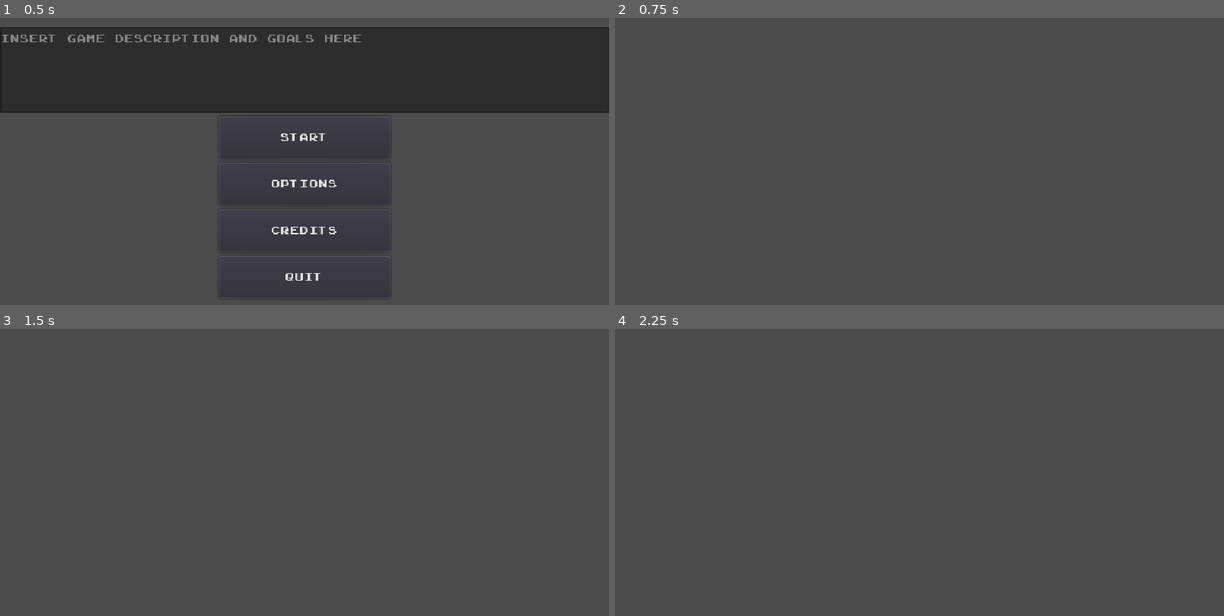
Above: before the commit, frames 1-4 (two rows, left to right).
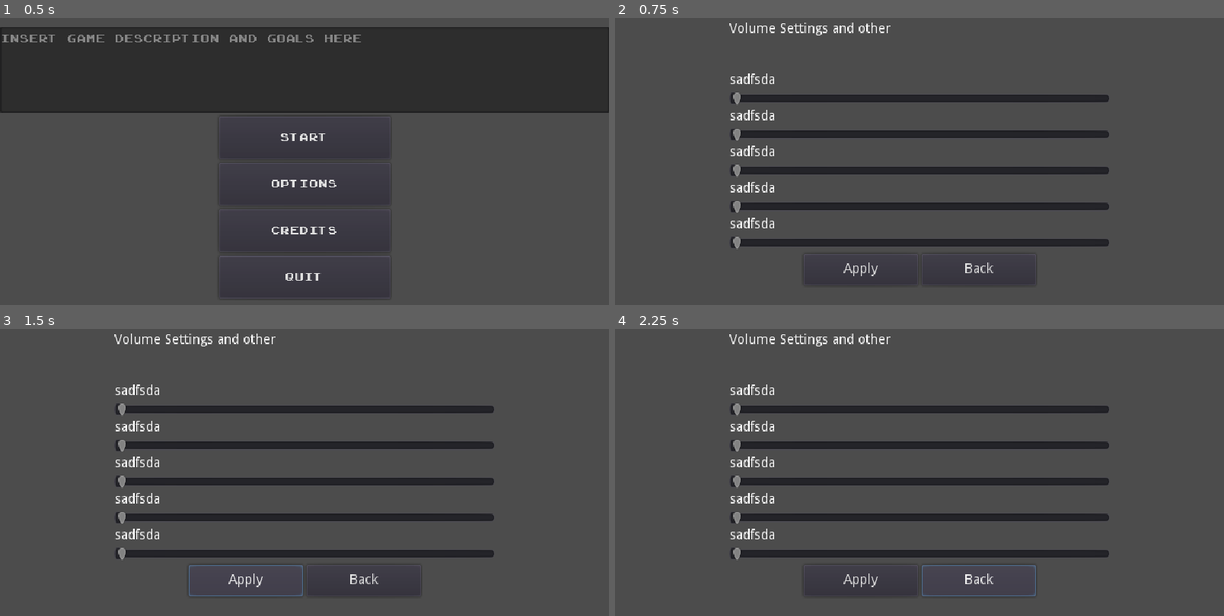
Above: after the commit, the same moments.

Repository: Bstylestuff/Solomonari
Game: Godot game, scene res://Screens/Menus/MainMenu/MainMenu.tscn
Same seed, same stepped clock (60 frames per second), same inputs: the game is played once before the commit and once after it.
Inputs (mouse positions are in pixels of both pictures, inside the frame that each line leads up to):
- Up to frame 1 (0.5 s): no input
- Up to frame 2 (0.75 s): click "Options" at 0.5 s
- Up to frame 3 (1.5 s): click (243, 581) at 1.25 s, where only the run after the commit has a clickable "Apply"
- Up to frame 4 (2.25 s): click (980, 581) at 2 s, where only the run after the commit has a clickable "Back"

Frame 1 is identical in both runs. In frame 2, 9.5% of the frame differs, in the area x 18-82%, y 1-93%; in frame 3, 9.6%, in the area x 18-82%, y 1-94%; in frame 4, 9.6%.

Commit message:
populdated options

Diff:
--- a/Screens/Menus/Options/Options.tscn
+++ b/Screens/Menus/Options/Options.tscn
@@ -3,3 +3,99 @@
 [node name="Control" type="Control"]
 anchor_right = 1.0
 anchor_bottom = 1.0
+
+[node name="HBoxContainer2" type="HBoxContainer" parent="."]
+margin_top = 30.0
+margin_right = 640.0
+margin_bottom = 327.0
+grow_horizontal = 2
+grow_vertical = 2
+alignment = 1
+
+[node name="VBoxContainer" type="VBoxContainer" parent="HBoxContainer2"]
+margin_left = 120.0
+margin_right = 520.0
+margin_bottom = 297.0
+rect_min_size = Vector2( 180, 200 )
+
+[node name="Description" type="RichTextLabel" parent="HBoxContainer2/VBoxContainer"]
+margin_right = 400.0
+margin_bottom = 50.0
+rect_min_size = Vector2( 100, 50 )
+text = "Volume Settings and other"
+
+[node name="Label" type="Label" parent="HBoxContainer2/VBoxContainer"]
+margin_top = 54.0
+margin_right = 400.0
+margin_bottom = 68.0
+text = "sadfsda"
+
+[node name="HSlider" type="HSlider" parent="HBoxContainer2/VBoxContainer"]
+margin_top = 72.0
+margin_right = 400.0
+margin_bottom = 88.0
+
+[node name="Label2" type="Label" parent="HBoxContainer2/VBoxContainer"]
+margin_top = 92.0
+margin_right = 400.0
+margin_bottom = 106.0
+text = "sadfsda"
+
+[node name="HSlider2" type="HSlider" parent="HBoxContainer2/VBoxContainer"]
+margin_top = 110.0
+margin_right = 400.0
+margin_bottom = 126.0
+
+[node name="Label3" type="Label" parent="HBoxContainer2/VBoxContainer"]
+margin_top = 130.0
+margin_right = 400.0
+margin_bottom = 144.0
+text = "sadfsda"
+
+[node name="HSlider3" type="HSlider" parent="HBoxContainer2/VBoxContainer"]
+margin_top = 148.0
+margin_right = 400.0
+margin_bottom = 164.0
+
+[node name="Label4" type="Label" parent="HBoxContainer2/VBoxContainer"]
+margin_top = 168.0
+margin_right = 400.0
+margin_bottom = 182.0
+text = "sadfsda"
+
+[node name="HSlider4" type="HSlider" parent="HBoxContainer2/VBoxContainer"]
+margin_top = 186.0
+margin_right = 400.0
+margin_bottom = 202.0
+
+[node name="Label5" type="Label" parent="HBoxContainer2/VBoxContainer"]
+margin_top = 206.0
+margin_right = 400.0
+margin_bottom = 220.0
+text = "sadfsda"
+
+[node name="HSlider5" type="HSlider" parent="HBoxContainer2/VBoxContainer"]
+margin_top = 224.0
+margin_right = 400.0
+margin_bottom = 240.0
+
+[node name="HBoxContainer" type="HBoxContainer" parent="HBoxContainer2/VBoxContainer"]
+margin_top = 244.0
+margin_right = 400.0
+margin_bottom = 277.0
+rect_min_size = Vector2( 400, 33 )
+alignment = 1
+
+[node name="apply_but" type="Button" parent="HBoxContainer2/VBoxContainer/HBoxContainer"]
+margin_left = 78.0
+margin_right = 198.0
+margin_bottom = 33.0
+rect_min_size = Vector2( 120, 30 )
+text = "Apply"
+
+[node name="back_but" type="Button" parent="HBoxContainer2/VBoxContainer/HBoxContainer"]
+margin_left = 202.0
+margin_right = 322.0
+margin_bottom = 33.0
+rect_min_size = Vector2( 120, 30 )
+text = "Back"
